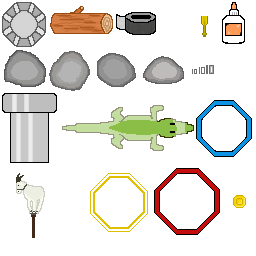
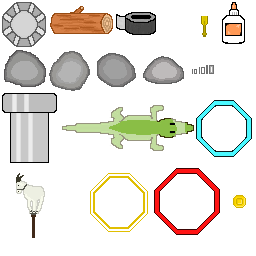
Layered file, before and after one edit (256×256). Changes by layer:
removed layer "Layer 11" over (154, 168, 220, 235)
painted on "Layer 9 copy" over (154, 100, 252, 235)
removed layer "Layer 1" over (196, 100, 245, 157)
